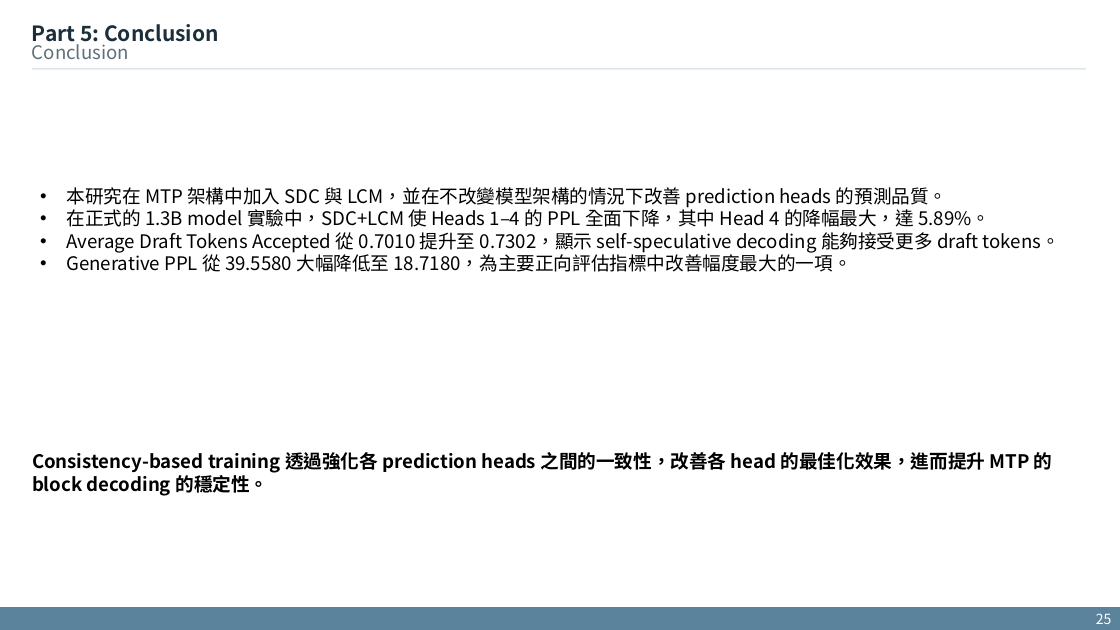
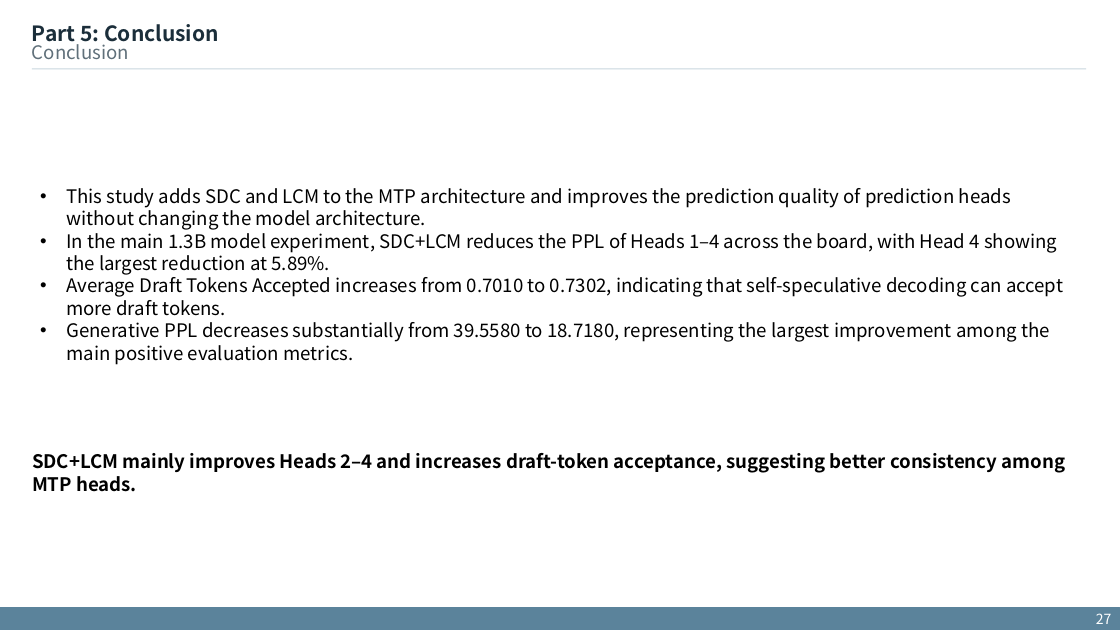
Before and after one commit to xdfg12456/llama-mtp, a slide deck: slide 27 of doc/mtp_with_consistency_method.pptx (slide 25 before the commit). Drawn at 1120x630 pixels with LibreOffice and Linux fonts; fonts in the diff are those of the drawing. Boxes give left, top, right and bottom in pixels: in the first picture for what was removed or moved away, otherwise in the second. Text is boxed around its words. In the diff, an @@ line names an element or a change of style, - is before the commit and + after.

```diff
--- a/doc/mtp_with_consistency_method.pptx
+++ b/doc/mtp_with_consistency_method.pptx
@@ text at <box>66,188,1063,365</box>: text changed @@
-• 本研究在 MTP 架構中加入 SDC 與 LCM，並在不改變模型架構的情況下改善 prediction heads 的預測品質。
-• 在正式的 1.3B model 實驗中，SDC+LCM 使 Heads 1–4 的 PPL 全面下降，其中 Head 4 的降幅最大，達 5.89%。
-• Average Draft Tokens Accepted 從 0.7010 提升至 0.7302，顯示 self-speculative decoding 能夠接受更多 draft tokens。
-• Generative PPL 從 39.5580 大幅降低至 18.7180，為主要正向評估指標中改善幅度最大的一項。
+• This study adds SDC and LCM to the MTP architecture and improves the prediction quality of prediction heads without changing the model architecture.
+• In the main 1.3B model experiment, SDC+LCM reduces the PPL of Heads 1–4 across the board, with Head 4 showing the largest reduction at 5.89%.
+• Average Draft Tokens Accepted increases from 0.7010 to 0.7302, indicating that self-speculative decoding can accept more draft tokens.
+• Generative PPL decreases substantially from 39.5580 to 18.7180, representing the largest improvement among the main positive evaluation metrics.
@@ text at <box>32,453,1066,492</box>: text changed @@
-Consistency-based training 透過強化各 prediction heads 之間的一致性，改善各 head 的最佳化效果，進而提升 MTP 的 block decoding 的穩定性。
+SDC+LCM mainly improves Heads 2–4 and increases draft-token acceptance, suggesting better consistency among MTP heads.
@@ page number at <box>1096,613,1112,624</box>: text changed @@
-25
+27
```
Also in this commit, not shown: 18 other slides changed, 5 slides added, 1 slide removed, 1 other file.
